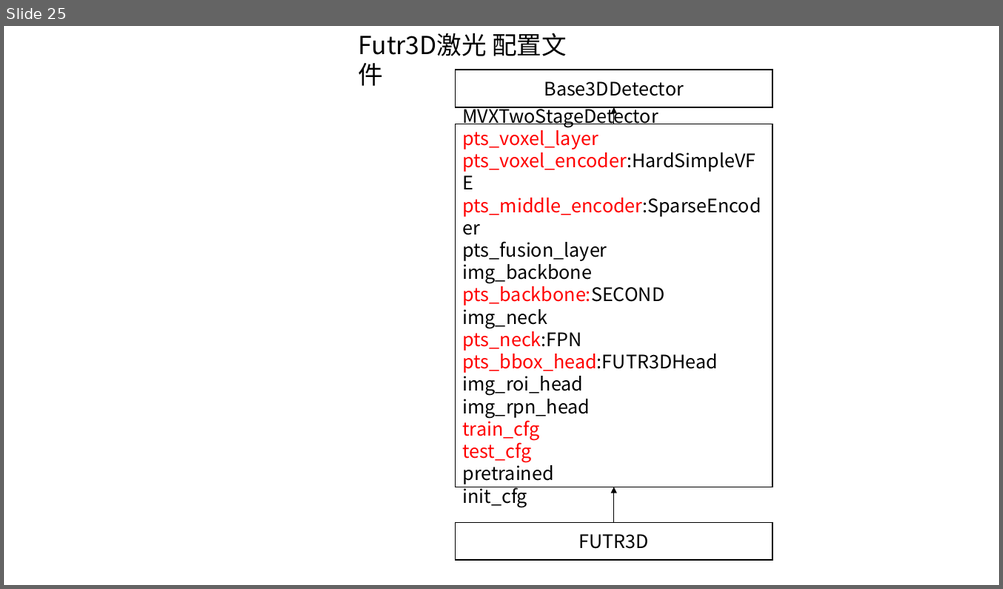
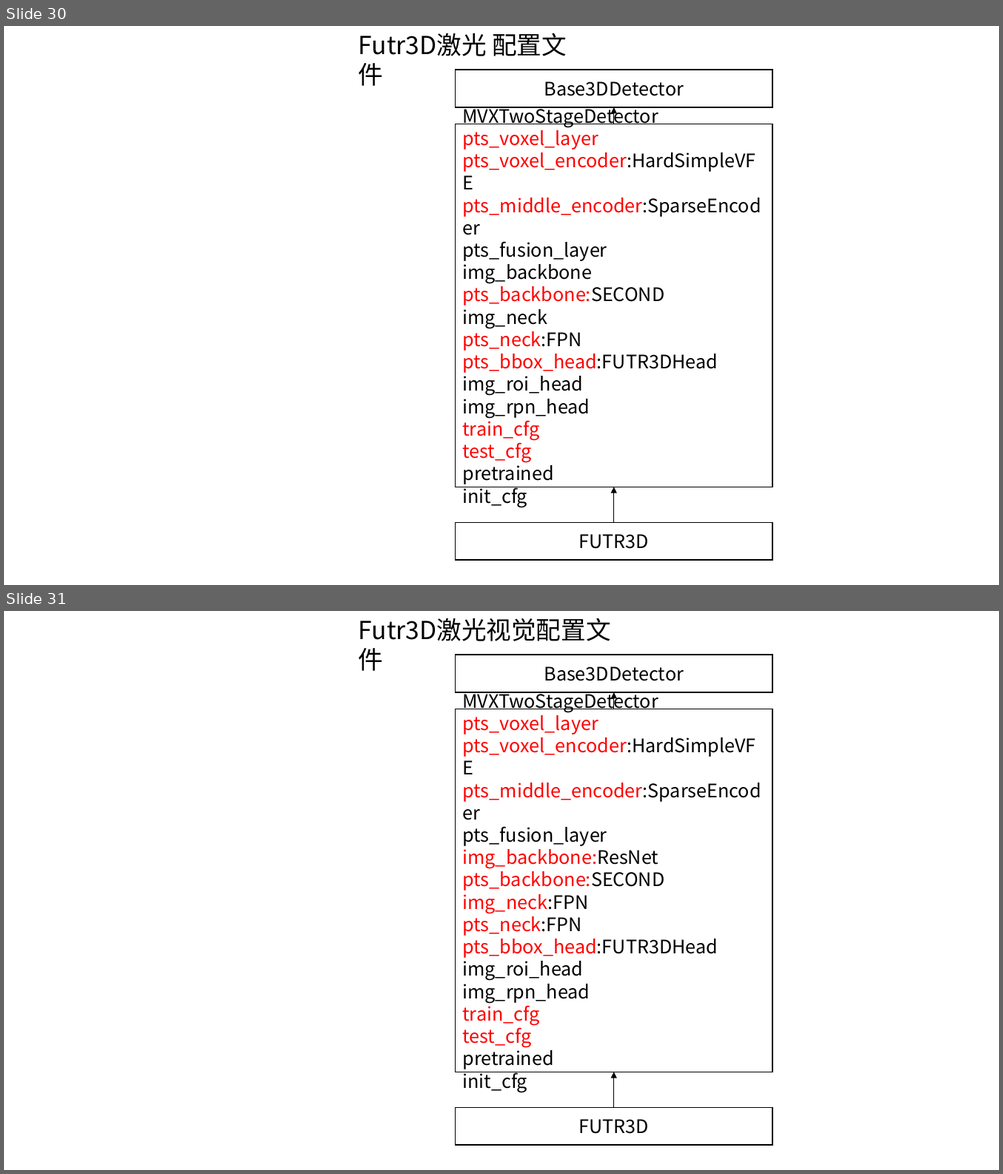
Before and after one commit to foxbao/mmlab_install, a slide deck: 数据集结构.pptx. Shown one above the other, each under a label of ours: slide 25 before the commit, slides 30 and 31 after it. The pictures are 1003x589 and 1003x1174 pixels, drawn with LibreOffice and Linux fonts; fonts in the diff are those of the drawing. Boxes give left, top, right and bottom in pixels: in the first picture for what was removed or moved away, otherwise in the second. Text is boxed around its words. In the diff, an @@ line names an element or a change of style, - is before the commit and + after.

```diff
--- a/数据集结构.pptx
+++ b/数据集结构.pptx
@@ slide 31 added at [4,611,999,1170], background #FFFFFF @@
@@ text added at [351,611,640,648], 24 pt, text #000000 @@
+Futr3D激光视觉配置文件
@@ rectangle added at [455,655,772,692], outline #000000 1 pt, 18 pt, text #000000 @@
+Base3DDetector
@@ arrow added from (614, 709) to (614, 692), #000000 0.5 pt @@
@@ rectangle added at [455,709,772,1073], outline #000000 1 pt, 18 pt, text #000000 @@
+MVXTwoStageDetector
+pts_voxel_layer
+pts_voxel_encoder:HardSimpleVFE
+pts_middle_encoder:SparseEncoder
+pts_fusion_layer
+img_backbone:ResNet
+pts_backbone:SECOND
+img_neck:FPN
+pts_neck:FPN
+pts_bbox_head:FUTR3DHead
+img_roi_head
+img_rpn_head
+train_cfg
+test_cfg
+pretrained
+init_cfg
@@ arrow added from (614, 1108) to (614, 1072), #000000 0.5 pt @@
@@ rectangle added at [455,1108,772,1145], outline #000000 1 pt, 18 pt, text #000000 @@
+FUTR3D
@@ what was slide 25 is now slide 30 @@
```
Also in this commit, not shown: 4 other slides added, 3 other files.
